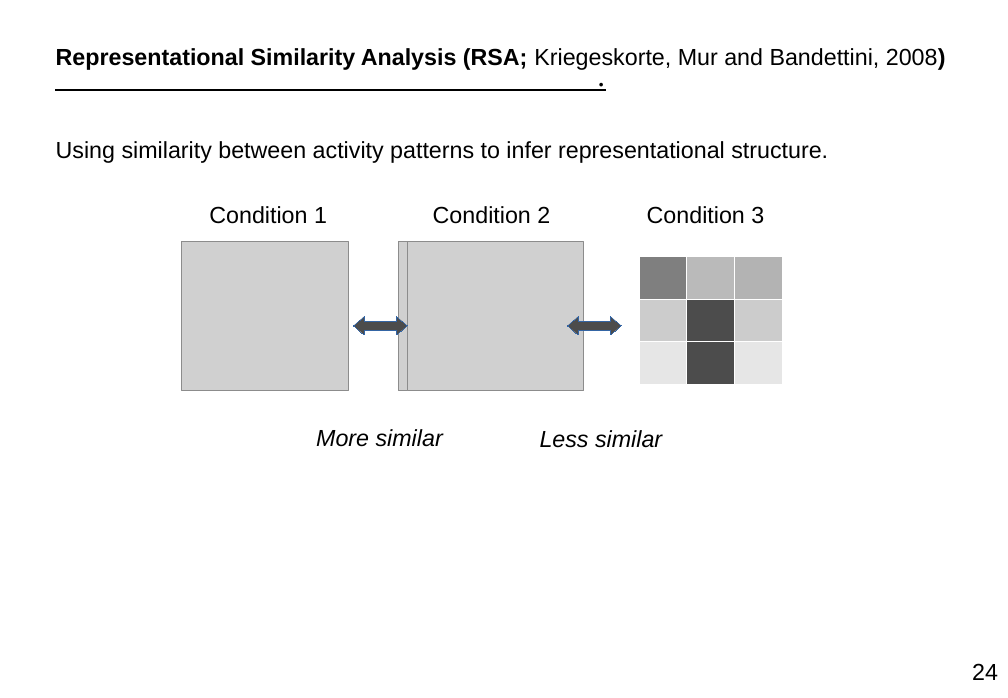
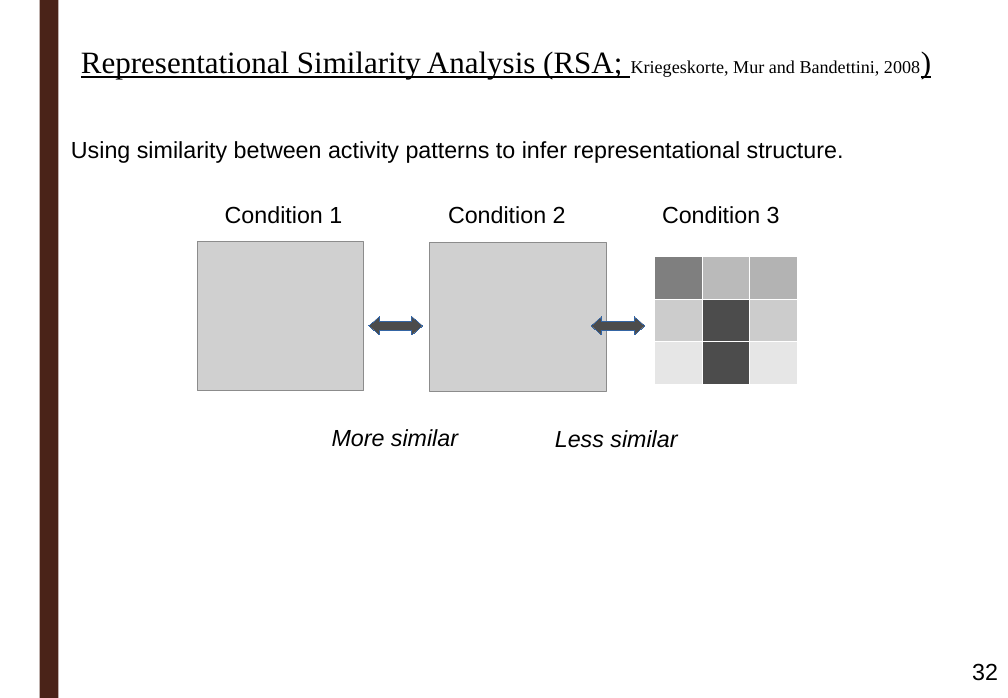
Before and after one commit to ortiztud/fmri_analysis_intro, a slide deck: slide 32 of slides/slides_session-5.pptx (slide 24 before the commit). Drawn at 1008x698 pixels with LibreOffice and Linux fonts; fonts in the diff are those of the drawing; grey boxes stand for pictures; background and template pictures are left out. Boxes give left, top, right and bottom in pixels: in the first picture for what was removed or moved away, otherwise in the second. Text is boxed around its words. In the diff, an @@ line names an element or a change of style, - is before the commit and + after.

```diff
--- a/slides/slides_session-5.pptx
+++ b/slides/slides_session-5.pptx
@@ rectangle added at bbox=[39, 0, 58, 698], fill #4A2318 @@
@@ text removed at bbox=[46, 51, 984, 101] @@
-.
@@ text "Representational Similarity Analysis (RSA; Kriegeskorte, ...": place and size @@
-text "Representational Similarity Analysis (RSA; Kriegeskorte, ..." at bbox=[56, 48, 946, 70]
+text "Representational Similarity Analysis (RSA; Kriegeskorte, ..." at bbox=[81, 51, 920, 79]
@@ text "Representational Similarity Analysis (RSA; Kriegeskorte, ..." at bbox=[81, 51, 920, 79]: size 18 to 24 pt, bold off, underline on in "Representational Similarity Analysis (RSA; 2008)"; size 18 to 14 pt in "Kriegeskorte, Mur and Bandettini, 2008)"; font Arial to Times New Roman @@
@@ picture removed at bbox=[398, 242, 575, 391] @@
@@ picture: place and size @@
-picture at bbox=[408, 242, 585, 391]
+picture at bbox=[430, 242, 607, 391]
@@ 6 texts, 1 picture, 1 freeform shape, 1 table: place and size @@
-6 texts, 1 picture, 1 freeform shape, 1 table at bbox=[56, 141, 828, 448]
+6 texts, 1 picture, 1 freeform shape, 1 table at bbox=[71, 141, 844, 448]
@@ freeform shape: place and size @@
-freeform shape at bbox=[568, 316, 622, 335]
+freeform shape at bbox=[591, 316, 645, 335]
@@ page number at bbox=[972, 663, 998, 681]: text changed @@
-24
+32
```
Also in this commit, not shown: 19 other slides changed, 15 slides added, 7 slides removed, 1 other file.
